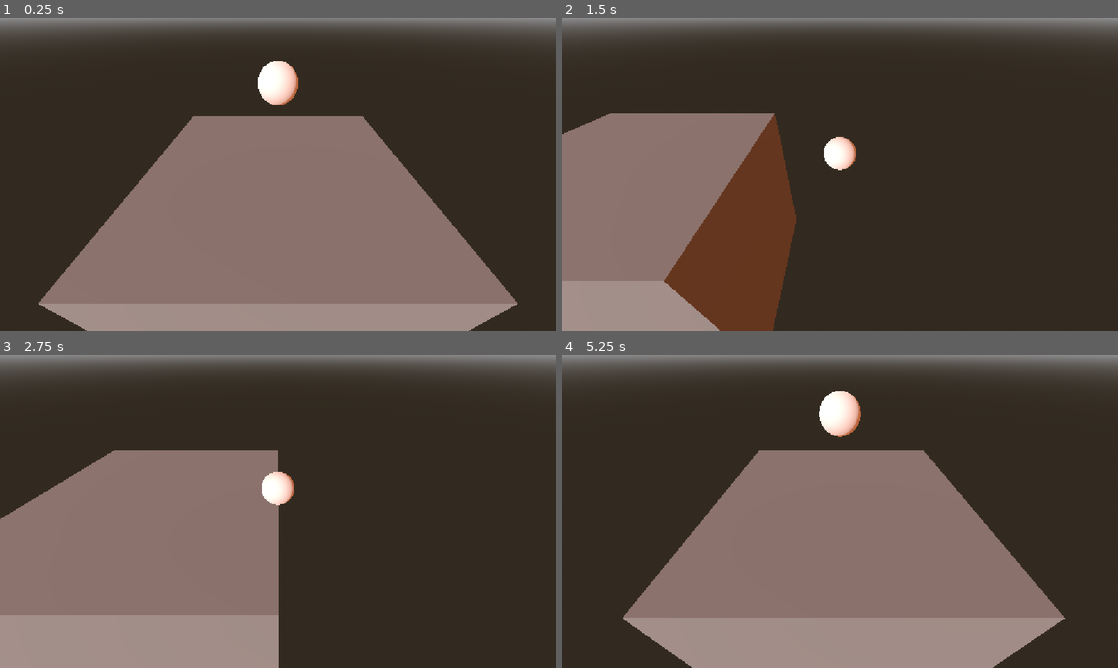
Above: before the commit, frames 1-4 (two rows, left to right).
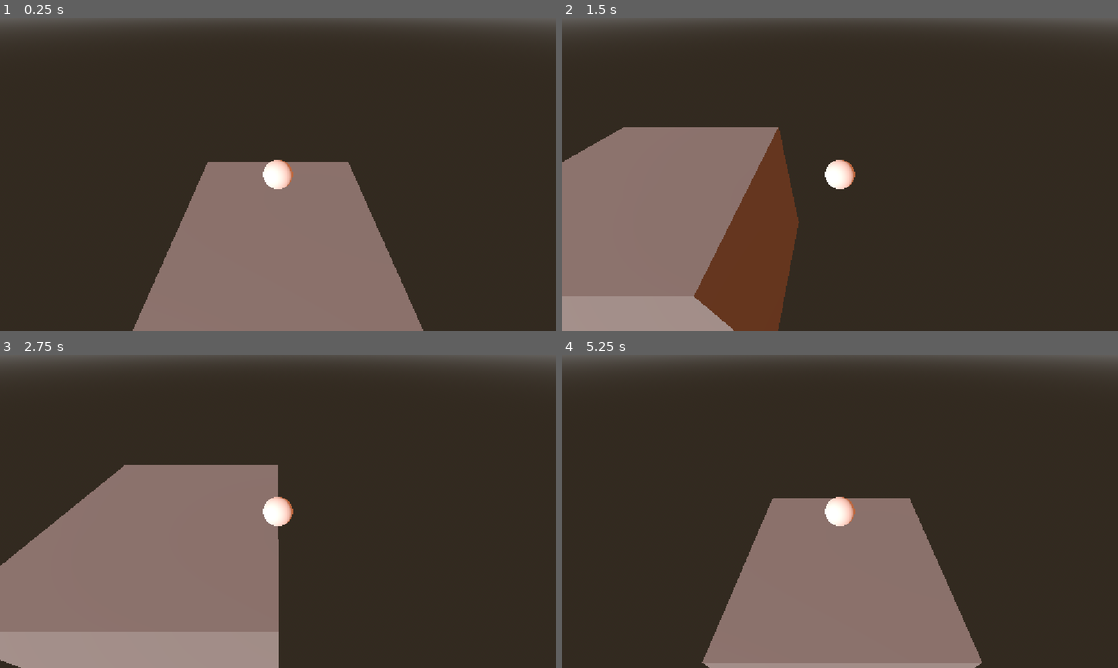
Above: after the commit, the same moments.

Repository: DestroyerMob/rolypoly
Game: Godot game, scene res://scenes/test_scene.tscn
The game is run twice, just before and just after one commit, with the same random seed, the same clock (stepped at 60 frames per second) and the same inputs.
Inputs:
- Up to frame 1 (0.25 s): no input
- Up to frame 2 (1.5 s): hold D (right) 0.53-1.28 s; tap Space (jump) at 0.77 s; hold S (backward) from 1.28 s (still down)
- Up to frame 3 (2.75 s): tap Space (jump) at 1.52 s; release S (backward) at 2.03 s; hold D (right) from 2.03 s (still down)
- Up to frame 4 (5.25 s): release D (right) at 2.78 s; hold W (forward) 2.78-3.53 s; tap Space (jump) at 3.02, 3.77, 4.52 s; hold A (left) 3.53-5.03 s; hold S (backward) from 5.03 s (still down)

The runs differ from the first frame. In frame 1, 30% of the frame differs, in the area x 0-100%, y 0-100%; in frame 2, 10%; in frame 3, 11%; in frame 4, 31%.

Commit message:
Camera follows ball

Diff:
--- a/scenes/hole_one.tscn
+++ b/scenes/hole_one.tscn
@@ -28,7 +28,7 @@
 transform = Transform3D(1, 0, 0, 0, 1, 0, 0, 0, 1, 0, -6.0516887, 0)
 
 [node name="Camera3D" type="Camera3D" parent="." unique_id=213024848]
-transform = Transform3D(1, 0, 0, 0, 0.7867442, 0.6172792, 0, -0.6172792, 0.7867442, 0, 3.3262951, 5.343068)
+transform = Transform3D(1, 0, 0, 0, 0.7867442, 0.6172792, 0, -0.6172792, 0.7867442, 0, 7, 5.343068)
 script = ExtResource("2_eanlv")
 
 [node name="Player" parent="." unique_id=1887833892 instance=ExtResource("3_8ywi8")]
--- a/scenes/hole_two.tscn
+++ b/scenes/hole_two.tscn
@@ -67,7 +67,7 @@
 transform = Transform3D(1, 0, 0, 0, 1, 0, 0, 0, 1, 0, -6.0516887, 0)
 
 [node name="Camera3D" type="Camera3D" parent="." unique_id=213024848]
-transform = Transform3D(1, 0, 0, 0, 0.7867442, 0.6172792, 0, -0.6172792, 0.7867442, 0, 3.3262951, 5.343068)
+transform = Transform3D(1, 0, 0, 0, 0.7867442, 0.6172792, 0, -0.6172792, 0.7867442, 0, 7, 5.343068)
 fov = 100.0
 script = ExtResource("2_ido6k")
 
--- a/scenes/test_scene.tscn
+++ b/scenes/test_scene.tscn
@@ -27,7 +27,7 @@
 transform = Transform3D(1, 0, 0, 0, 1, 0, 0, 0, 1, 0, -6.0516887, 0)
 
 [node name="Camera3D" type="Camera3D" parent="." unique_id=213024848]
-transform = Transform3D(1, 0, 0, 0, 0.7867442, 0.6172792, 0, -0.6172792, 0.7867442, 0, 3.3262951, 5.343068)
+transform = Transform3D(1, 0, 0, 0, 0.7867442, 0.6172792, 0, -0.6172792, 0.7867442, 0, 7, 5.343068)
 script = ExtResource("1_j8ivh")
 
 [node name="Player" parent="." unique_id=1887833892 instance=ExtResource("2_j8ivh")]
--- a/scripts/camera.gd
+++ b/scripts/camera.gd
@@ -1,10 +1,11 @@
 extends Node3D
 
 @onready var player: Player = $"../Player"
-var start_position: Vector3
+var start_offset: Vector3
 
 func _ready() -> void:
-	start_position = global_position
+	start_offset = global_position - player.global_position
 
 func _physics_process(delta: float) -> void:
-	global_position = start_position + Vector3(player.global_position.x, 0, player.global_position.z)
+	global_position = player.global_position + start_offset
+	look_at(player.global_position, Vector3.UP)
